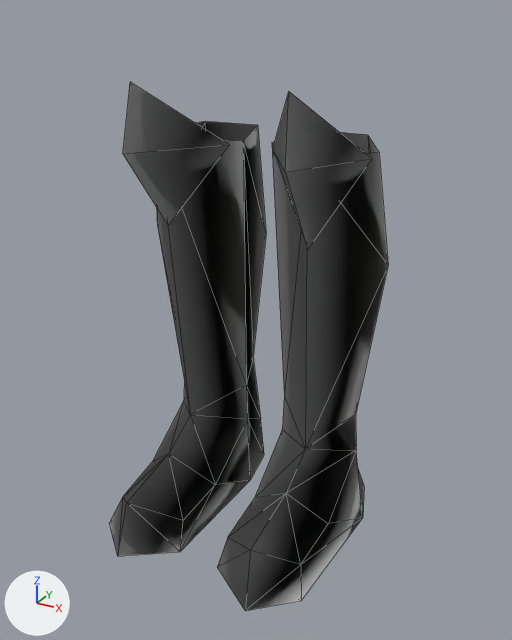
One commit to the OBJ model content/players/body/BootClass202.obj: the scene before it, then after it.
Camera for both pictures: a 50 mm camera at (43.8, -79.7, 69.5) aimed at (2.1, -3.9, 31.6). Arrows for +X, +Y and +Z are at lower left; the lights stay in place. The first picture is the older version. Mesh edges are drawn as thin lines. Where no turn or scale is listed for an object, it has been applied to the vertices. Vertices at exactly the same position are counted once.

The older version as bpy lines, for what is in view:
```python
me_bootclass202 = bpy.data.meshes.new('BootClass202')
me_bootclass202.from_pydata(...)  # 70 vertices, 114 faces; spans x -17.7..17.7, y -21.4..10.2, z 0.0..61.8
ob_bootclass202 = bpy.data.objects.new('BootClass202', me_bootclass202)
ob_bootclass202.location = (0.0, 0.0, 0.0)
```
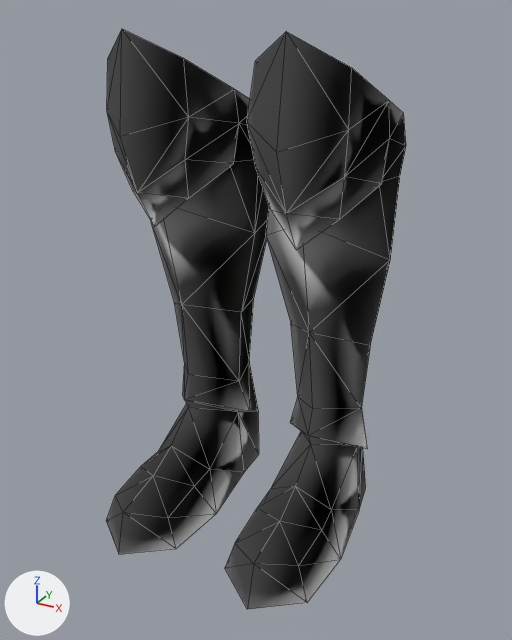
Edits to the bpy script that builds the scene:
```text
Change me_bootclass202:
    used by ob_bootclass202; location = (0.0, 0.0, 0.0)
    remove me_bootclass202.from_pydata(...)  # 70 vertices, 114 faces; spans x -17.7..17.7, y -21.4..10.2, z 0.0..61.8
    add me_bootclass202.from_pydata(...)  # 166 vertices, 324 faces; spans x -18.3..18.3, y -21.0..13.3, z -0.1..67.4
    me_bootclass202 part 1: the loose piece of 30 vertices spanning x 2.0..17.7, y -21.4..10.2, z 0.0..55.0 is rebuilt with 83 vertices and now spans x 0.8..18.3, y -21.0..13.3, z -0.1..67.4
    me_bootclass202 part 2: the loose piece of 30 vertices spanning x -17.7..-2.1, y -21.4..10.2, z 0.0..55.0 is rebuilt with 83 vertices and now spans x -18.3..-0.8, y -21.0..13.3, z -0.1..67.4
    me_bootclass202 part 3: the loose piece of 5 vertices spanning x -15.9..-3.1, y -13.2..-1.4, z 43.2..61.8 is deleted
    me_bootclass202 part 4: the loose piece of 5 vertices spanning x 3.1..15.9, y -13.2..-1.4, z 43.1..61.8 is deleted
```

Changed parts and their boxes (x1, y1, x2, y2) in the pictures (512 x 640 px):
'BootClass202', reshaped (7% wider, 10% taller)
    before: (109, 82, 388, 611)
    after: (106, 29, 406, 609)
part 1 of me_bootclass202, rebuilt (20% taller)
    before: (217, 132, 388, 611)
    after: (225, 32, 406, 609)
part 2 of me_bootclass202, rebuilt (21% taller)
    before: (109, 121, 266, 556)
    after: (106, 29, 269, 554)
part 3 of me_bootclass202, deleted
    before: (123, 82, 229, 225)
part 4 of me_bootclass202, deleted
    before: (273, 92, 372, 249)
